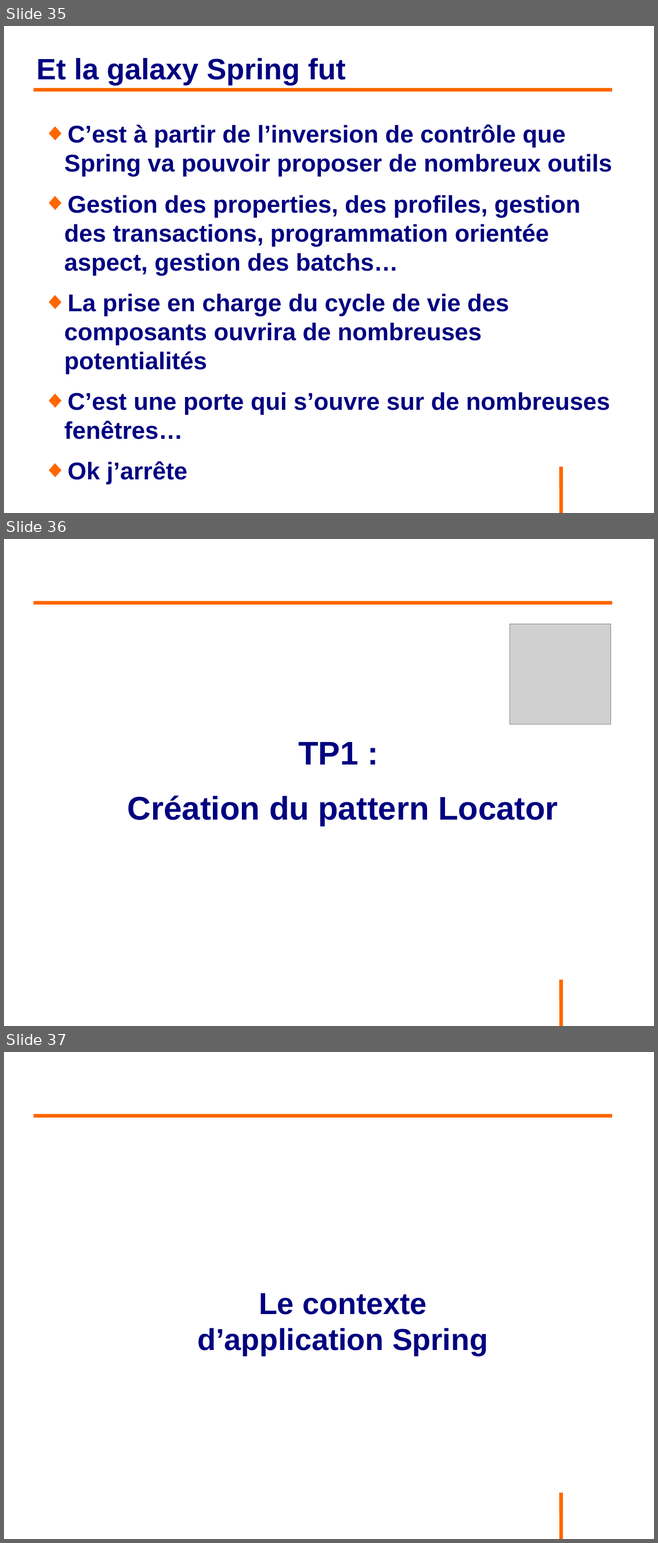
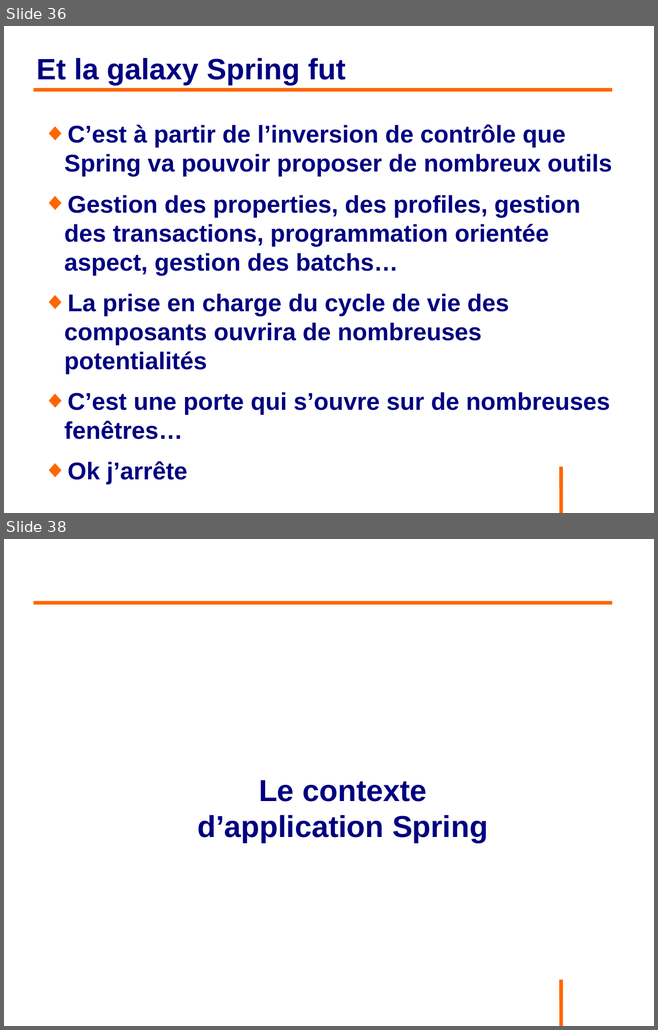
Before and after one commit to philphils/formation-spring, a slide deck: Documentation/diapo_formation_spring.odp. Shown one above the other, each under a label of ours: slides 35, 36 and 37 before the commit, slides 36 and 38 after it; the slides between them are not shown. The pictures are 658x1543 and 658x1030 pixels, drawn with LibreOffice and Linux fonts; fonts in the diff are those of the drawing; grey boxes stand for pictures; background and template pictures are left out. Boxes give left, top, right and bottom in pixels: in the first picture for what was removed or moved away, otherwise in the second. Text is boxed around its words. In the diff, an @@ line names an element or a change of style, - is before the commit and + after.

```diff
--- a/Documentation/diapo_formation_spring.odp
+++ b/Documentation/diapo_formation_spring.odp
@@ slide 36 removed at (x1=4, y1=539, x2=654, y2=1026), background #FFFFFF; not listed: 1 template element that a slide beside it also shows @@
@@ line removed from (34, 603) to (612, 603) @@
@@ picture removed at (x1=510, y1=624, x2=611, y2=725) @@
@@ text removed at (x1=128, y1=742, x2=558, y2=826) @@
-TP1 :
-Création du pattern Locator
@@ what was slide 35 is now slide 36 @@
@@ what was slide 37 is now slide 38 @@
```
Also in this commit, not shown: 4 slides changed, 8 slides added.
